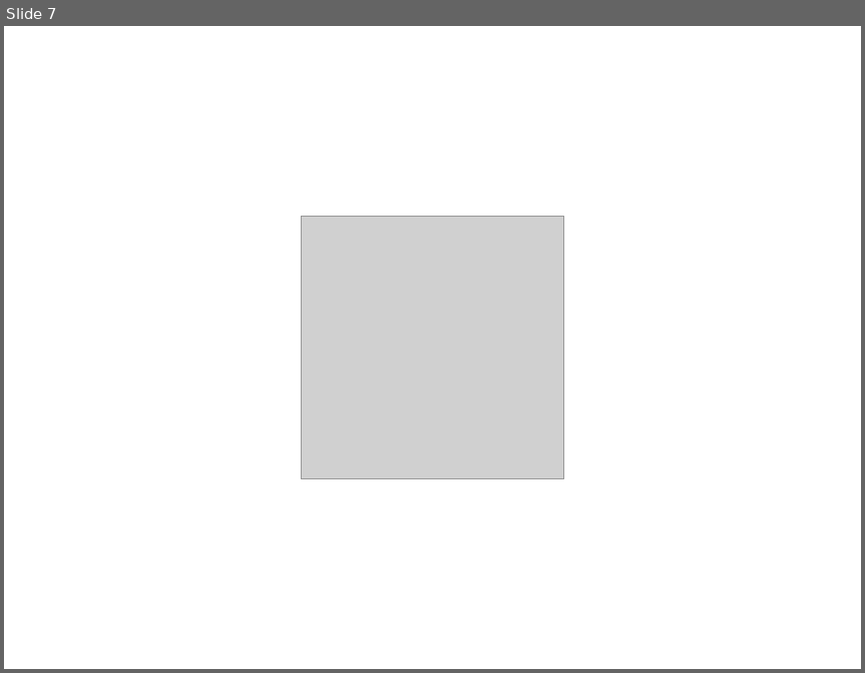
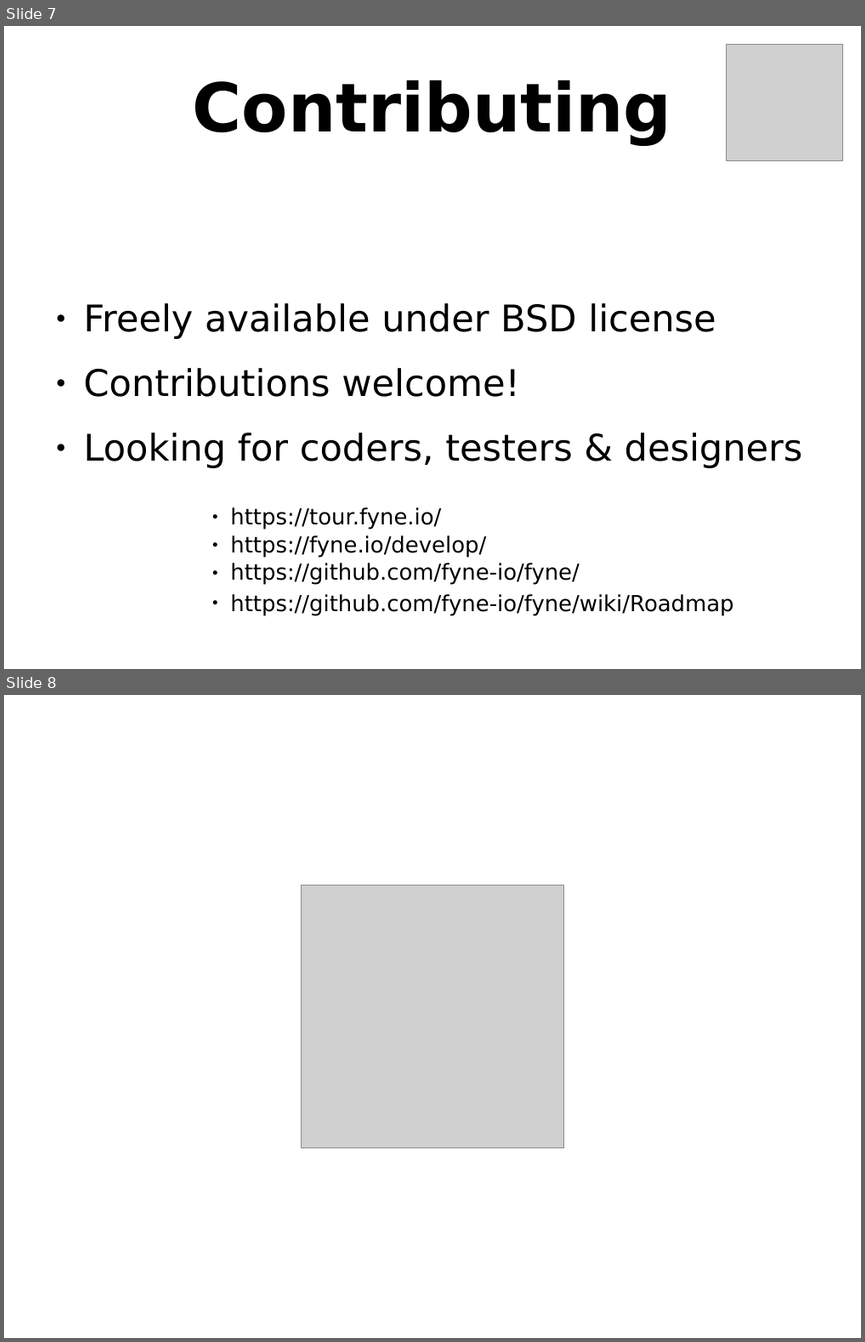
Before and after one commit to fyne-io/fyne-io.github.io, a slide deck: files/Vision.odp. Shown one above the other, each under a label of ours: slide 7 before the commit, slides 7 and 8 after it. The pictures are 865x673 and 865x1342 pixels, drawn with LibreOffice and Linux fonts; fonts in the diff are those of the drawing; grey boxes stand for pictures. Boxes give left, top, right and bottom in pixels: in the first picture for what was removed or moved away, otherwise in the second. Text is boxed around its words. In the diff, an @@ line names an element or a change of style, - is before the commit and + after.

Commit message:
Update with contributions slide

```diff
--- a/files/Vision.odp
+++ b/files/Vision.odp
@@ slide 7 added at <box>4,26,861,669</box>, background #FFFFFF @@
@@ picture added at <box>726,45,843,161</box> @@
@@ title added at <box>193,80,672,145</box>, 62.4 pt, text #000000, bold @@
+Contributing
@@ text added at <box>84,303,803,615</box>, 20.4 pt, text #000000 @@
+● Freely available under BSD license
+● Contributions welcome!
+● Looking for coders, testers & designers
+        ● https://tour.fyne.io/
+        ● https://fyne.io/develop/
+        ● https://github.com/fyne-io/fyne/
+        ● https://github.com/fyne-io/fyne/wiki/Roadmap
@@ what was slide 7 is now slide 8 @@
```
Also in this commit, not shown: 1 other file.
